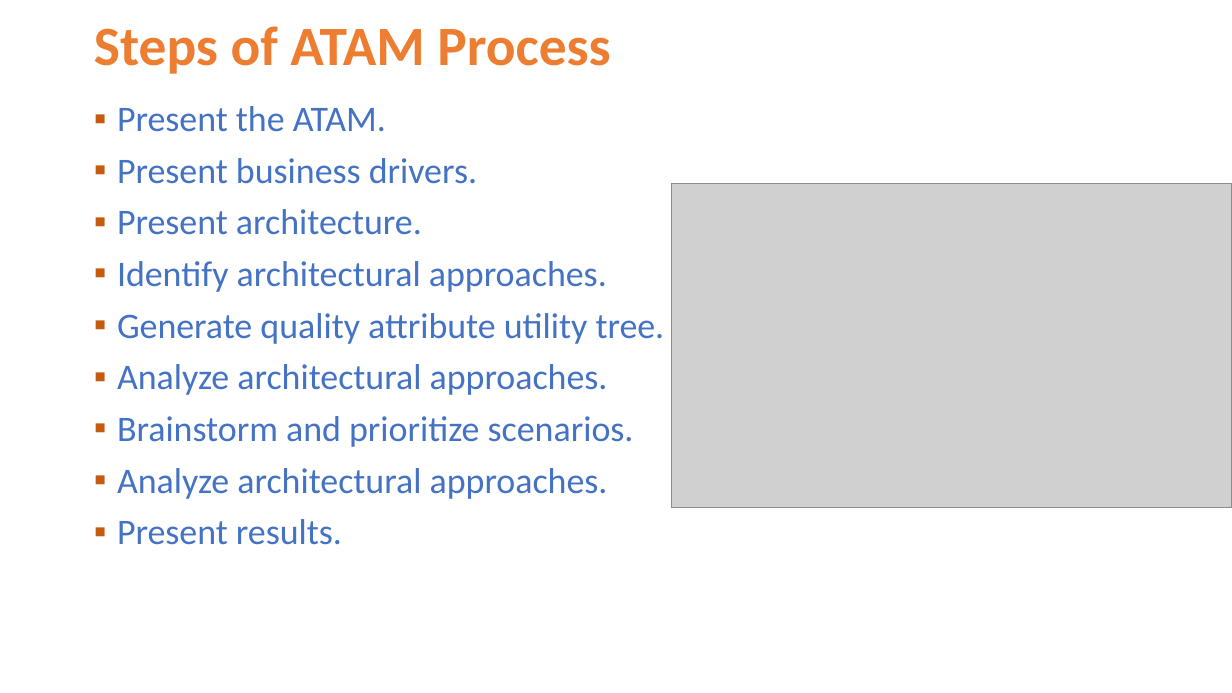
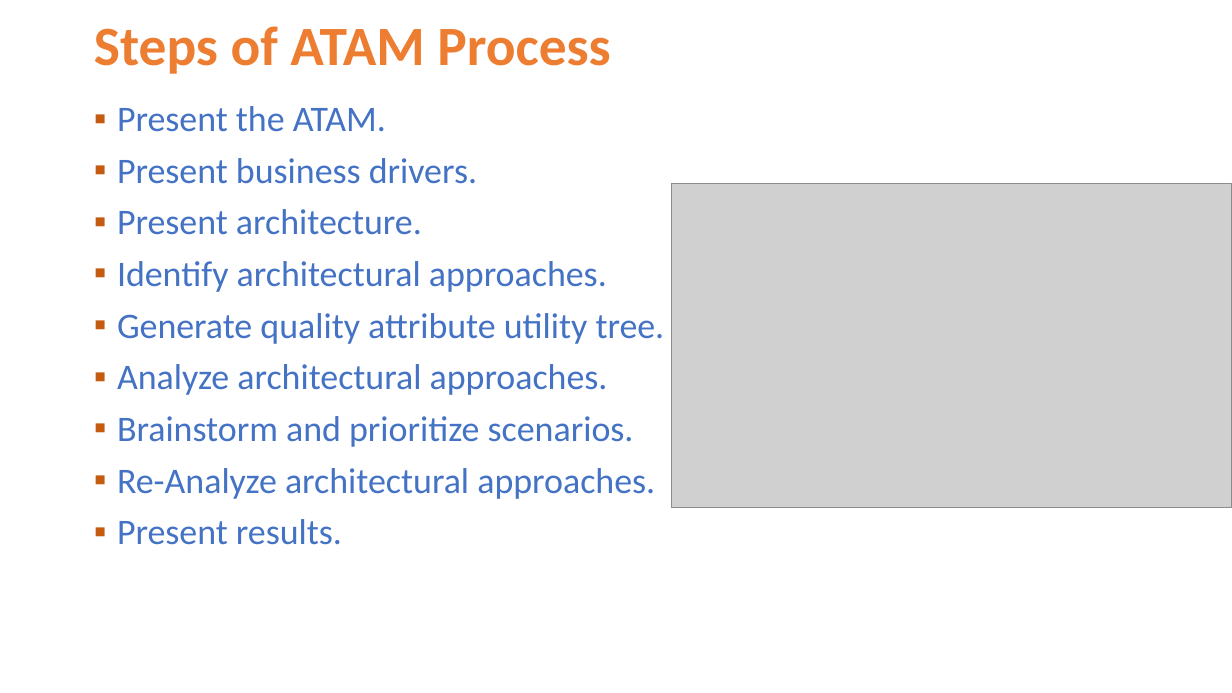
Before and after one commit to Jucer74/SoftwareArchitecture, a slide deck: slide 7 of Clases/05-ArchitectureEvaluation/SoftwareArchitecture-ArchitectureEvaluation.pptx. Drawn at 1232x693 pixels with LibreOffice and Linux fonts; fonts in the diff are those of the drawing; grey boxes stand for pictures; background and template pictures are left out. Boxes give left, top, right and bottom in pixels: in the first picture for what was removed or moved away, otherwise in the second. Text is boxed around its words. In the diff, an @@ line names an element or a change of style, - is before the commit and + after.

```diff
--- a/Clases/05-ArchitectureEvaluation/SoftwareArchitecture-ArchitectureEvaluation.pptx
+++ b/Clases/05-ArchitectureEvaluation/SoftwareArchitecture-ArchitectureEvaluation.pptx
@@ text at (117, 468, 655, 499): text changed @@
-▪ Analyze architectural approaches.
+▪ Re-Analyze architectural approaches.
```
Also in this commit, not shown: 1 other slide changed.
